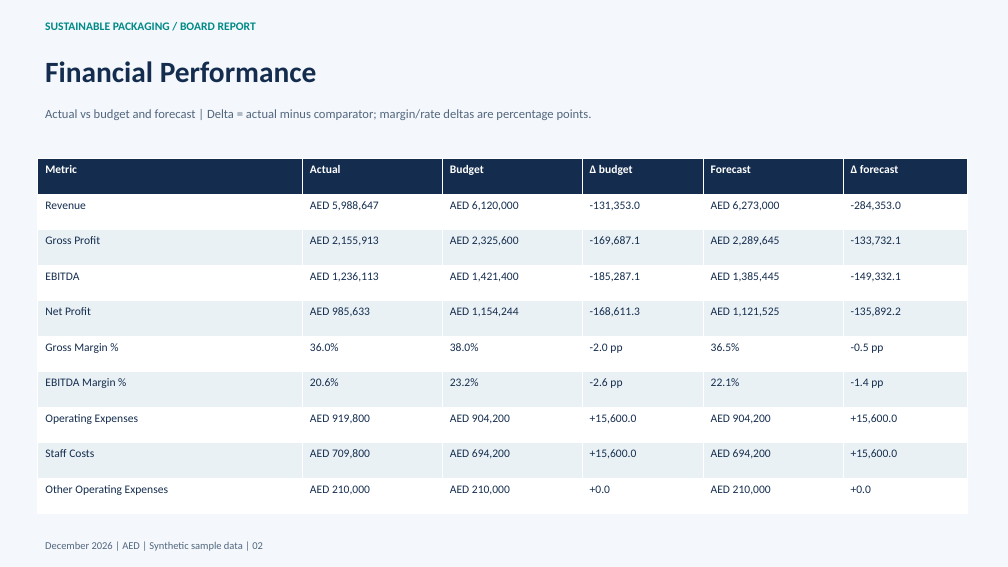
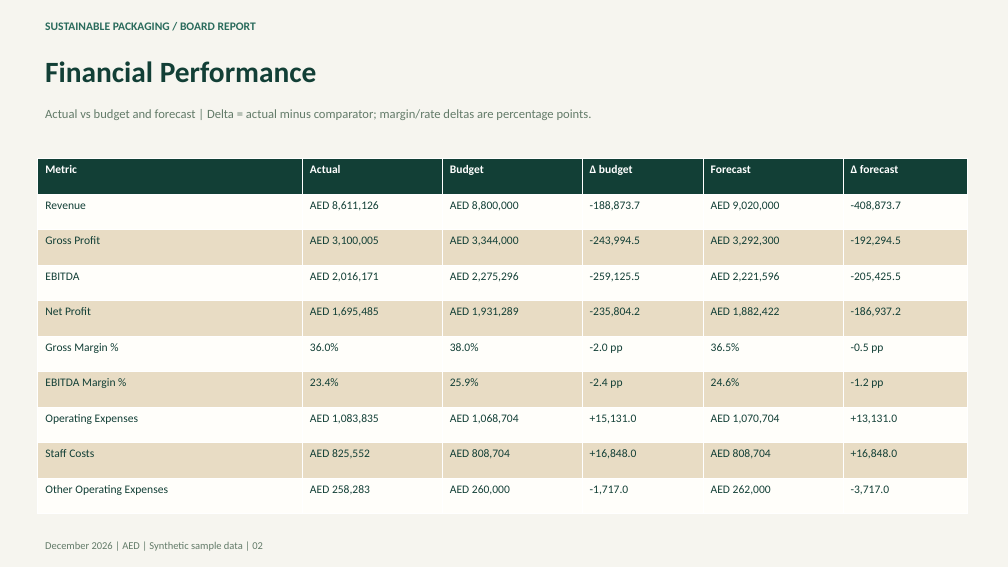
Before and after one commit to mikespence1/finance-intelligence-visual, a slide deck: slide 2 of finance-intelligence/examples/sustainable_packaging_board_2026-12.pptx. Drawn at 1008x567 pixels with LibreOffice and Linux fonts; fonts in the diff are those of the drawing. Boxes give left, top, right and bottom in pixels: in the first picture for what was removed or moved away, otherwise in the second. Text is boxed around its words. In the diff, an @@ line names an element or a change of style, - is before the commit and + after.

```diff
--- a/finance-intelligence/examples/sustainable_packaging_board_2026-12.pptx
+++ b/finance-intelligence/examples/sustainable_packaging_board_2026-12.pptx
@@ background #F4F7FB to #F6F5EF @@
@@ text "SUSTAINABLE PACKAGING / BOARD REPORT" at [45,22,256,30]: text colour #008A87 to #2A6B5C @@
@@ text "Financial Performance" at [45,61,317,83]: text colour #142D4E to #123F36 @@
@@ text "Actual vs budget and forecast ..." at [45,109,592,120]: text colour #52677F to #637B69 @@
@@ table at [38,159,968,514] @@
-row 2: Revenue | AED 5,988,647 | AED 6,120,000 | -131,353.0 | AED 6,273,000 | -284,353.0
+row 2: Revenue | AED 8,611,126 | AED 8,800,000 | -188,873.7 | AED 9,020,000 | -408,873.7
-row 3: Gross Profit | AED 2,155,913 | AED 2,325,600 | -169,687.1 | AED 2,289,645 | -133,732.1
+row 3: Gross Profit | AED 3,100,005 | AED 3,344,000 | -243,994.5 | AED 3,292,300 | -192,294.5
-row 4: EBITDA | AED 1,236,113 | AED 1,421,400 | -185,287.1 | AED 1,385,445 | -149,332.1
+row 4: EBITDA | AED 2,016,171 | AED 2,275,296 | -259,125.5 | AED 2,221,596 | -205,425.5
-row 5: Net Profit | AED 985,633 | AED 1,154,244 | -168,611.3 | AED 1,121,525 | -135,892.2
+row 5: Net Profit | AED 1,695,485 | AED 1,931,289 | -235,804.2 | AED 1,882,422 | -186,937.2
-row 7: EBITDA Margin % | 20.6% | 23.2% | -2.6 pp | 22.1% | -1.4 pp
+row 7: EBITDA Margin % | 23.4% | 25.9% | -2.4 pp | 24.6% | -1.2 pp
-row 8: Operating Expenses | AED 919,800 | AED 904,200 | +15,600.0 | AED 904,200 | +15,600.0
+row 8: Operating Expenses | AED 1,083,835 | AED 1,068,704 | +15,131.0 | AED 1,070,704 | +13,131.0
-row 9: Staff Costs | AED 709,800 | AED 694,200 | +15,600.0 | AED 694,200 | +15,600.0
+row 9: Staff Costs | AED 825,552 | AED 808,704 | +16,848.0 | AED 808,704 | +16,848.0
-row 10: Other Operating Expenses | AED 210,000 | AED 210,000 | +0.0 | AED 210,000 | +0.0
+row 10: Other Operating Expenses | AED 258,283 | AED 260,000 | -1,717.0 | AED 262,000 | -3,717.0
@@ fill #142D4E to #123F36 in row 1 @@
@@ fill #FFFFFF to #FFFEFA in 30 cells @@
@@ fill #EAF1F5 to #E8DCC4 in 24 cells @@
@@ text colour #142D4E to #123F36 in "Revenue", "Gross Profit", "EBITDA", "Net Profit" and 10 more places @@
@@ text "December 2026 | AED | ..." at [45,542,263,551]: text colour #52677F to #637B69 @@
```
Also in this commit, not shown: 10 other slides changed, 34 other files.
